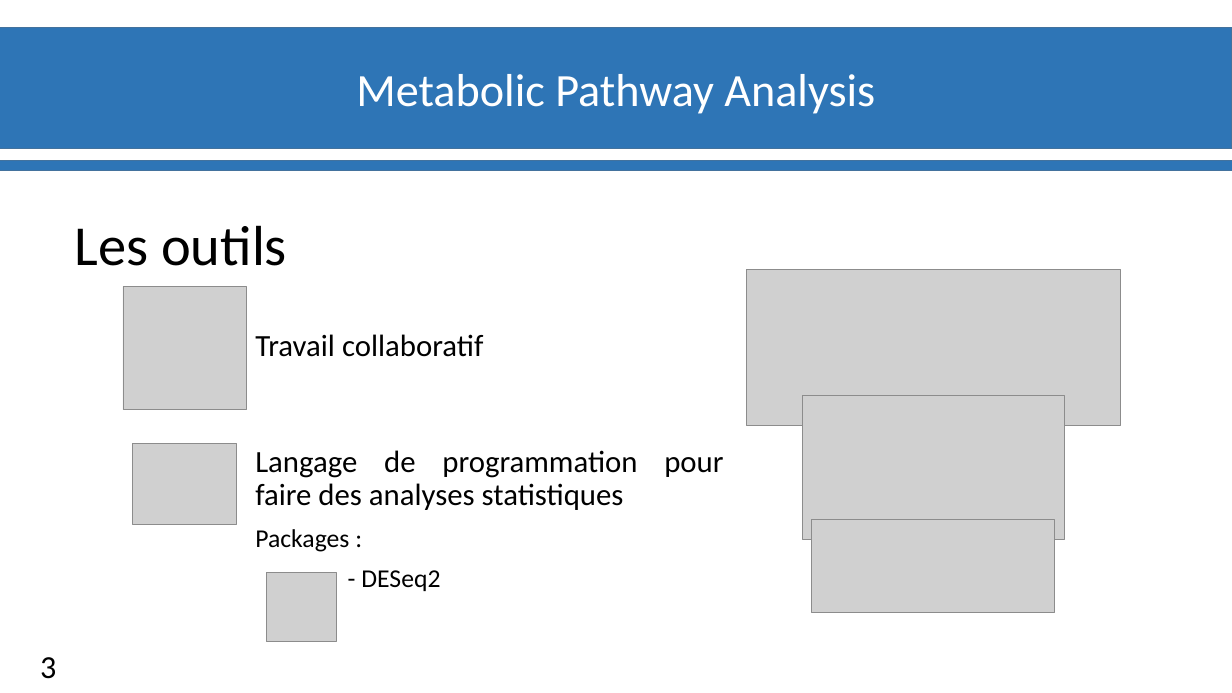
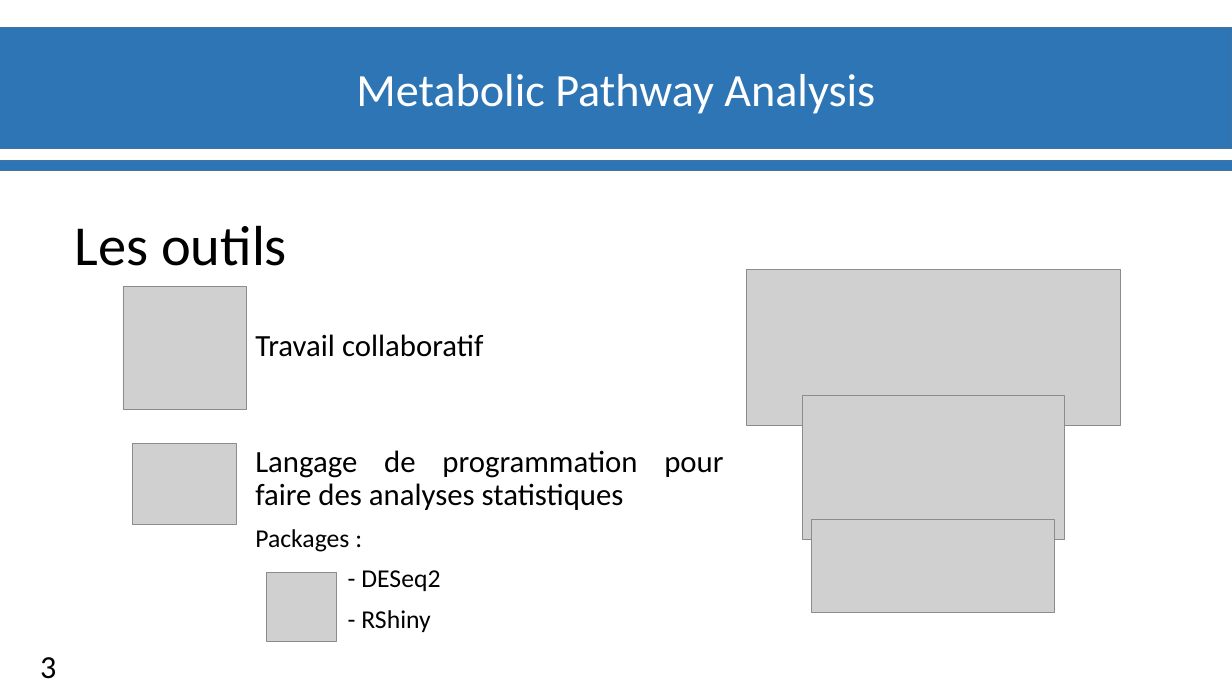
Before and after one commit to materrien/Projet-INSERM, a slide deck: slide 4 of Diapos_Suivit_projet.pptx. Drawn at 1232x693 pixels with LibreOffice and Linux fonts; fonts in the diff are those of the drawing; grey boxes stand for pictures; background and template pictures are left out. Boxes give left, top, right and bottom in pixels: in the first picture for what was removed or moved away, otherwise in the second. Text is boxed around its words. In the diff, an @@ line names an element or a change of style, - is before the commit and + after.

```diff
--- a/Diapos_Suivit_projet.pptx
+++ b/Diapos_Suivit_projet.pptx
@@ text at box(361, 610, 430, 632): paragraph added @@
+- RShiny
```
Also in this commit, not shown: 4 other slides changed.
